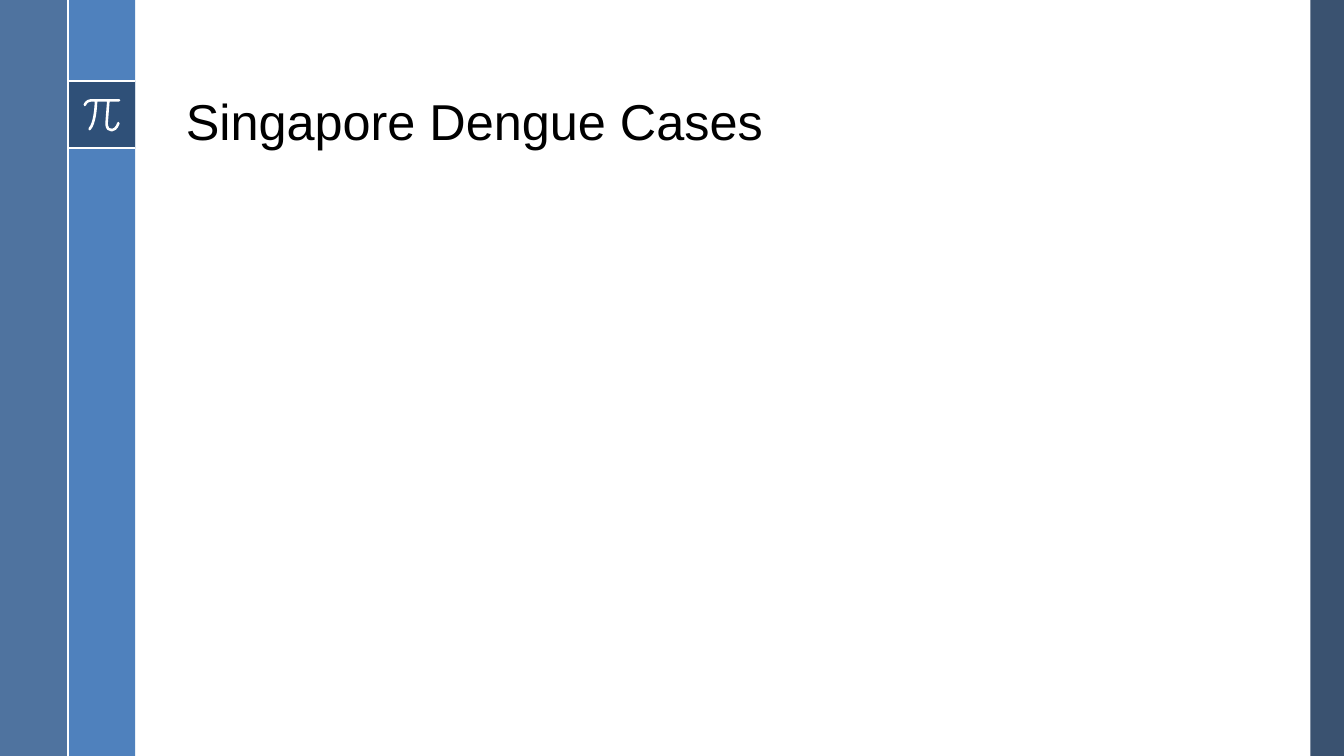
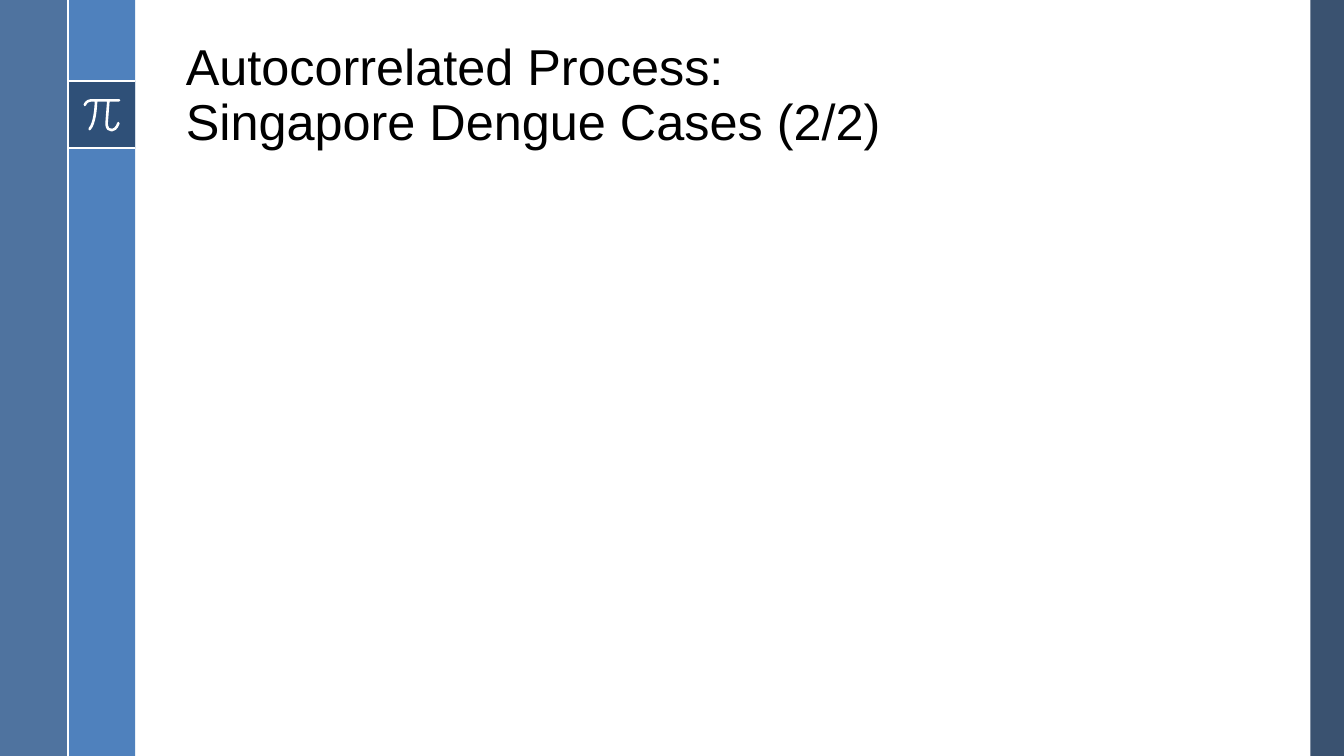
Before and after one commit to howewenann/spc_charts, a slide deck: slide 24 of reports/Statistical Process Control.pptx (slide 17 before the commit). Drawn at 1344x756 pixels with LibreOffice and Linux fonts; fonts in the diff are those of the drawing. Boxes give left, top, right and bottom in pixels: in the first picture for what was removed or moved away, otherwise in the second. Text is boxed around its words. In the diff, an @@ line names an element or a change of style, - is before the commit and + after.

```diff
--- a/reports/Statistical Process Control.pptx
+++ b/reports/Statistical Process Control.pptx
@@ title at <box>186,48,881,150</box>: text changed @@
-Singapore Dengue Cases
+Autocorrelated Process:
+Singapore Dengue Cases (2/2)
```
Also in this commit, not shown: 11 other slides changed, 9 slides added, 2 slides removed, 9 other files.
